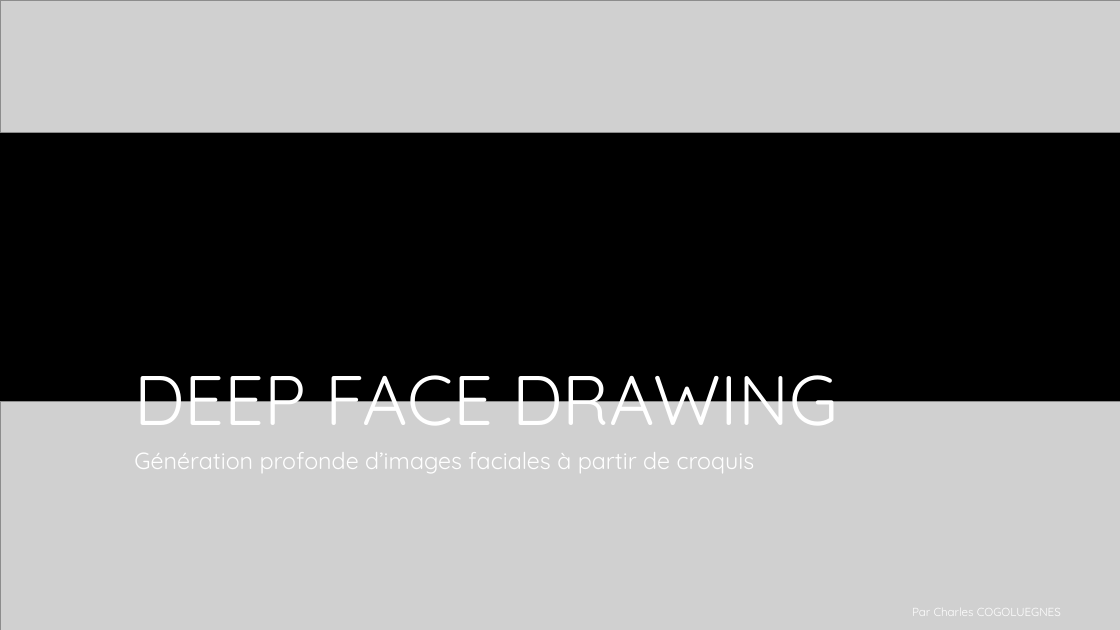
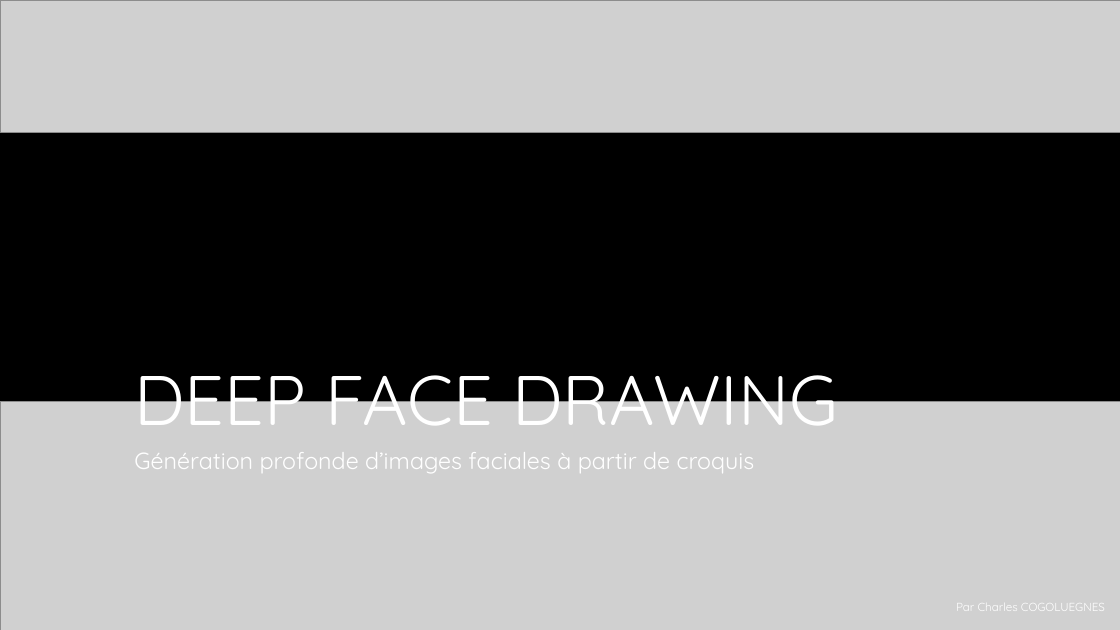
Before and after one commit to MrRedbloX/M2_INFO, a slide deck: slide 1 of INF3001_SAI/Papers/Deep face drawing.pptx. Drawn at 1120x630 pixels with LibreOffice and Linux fonts; fonts in the diff are those of the drawing; grey boxes stand for pictures; background and template pictures are left out. Boxes give left, top, right and bottom in pixels: in the first picture for what was removed or moved away, otherwise in the second. Text is boxed around its words. In the diff, an @@ line names an element or a change of style, - is before the commit and + after.

```diff
--- a/INF3001_SAI/Papers/Deep face drawing.pptx
+++ b/INF3001_SAI/Papers/Deep face drawing.pptx
@@ text "Par Charles COGOLUEGNES": place and size @@
-text "Par Charles COGOLUEGNES" at [912,602,1061,619]
+text "Par Charles COGOLUEGNES" at [956,598,1105,615]
```
Also in this commit, not shown: 2 other files.
